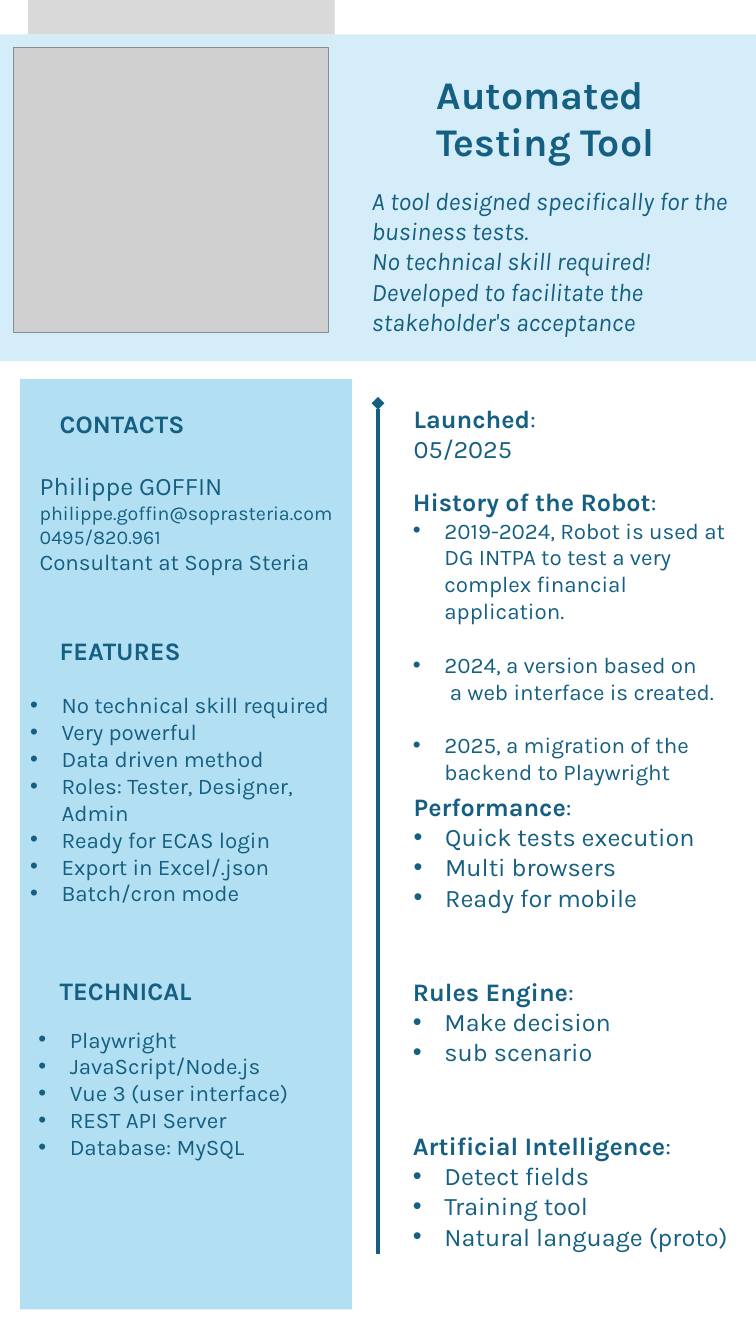
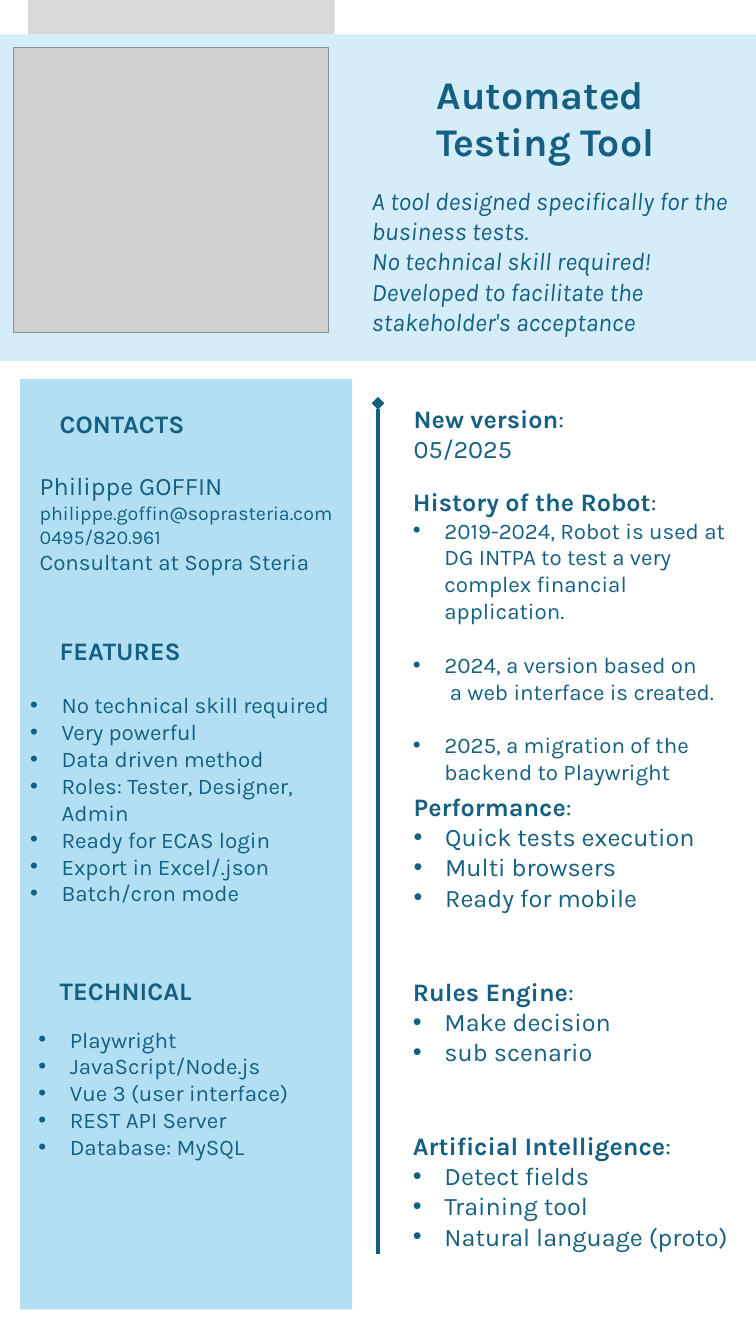
Before and after one commit to PhGoffin/RobotV3, a slide deck: slide 1 of frontend/public/documentation/Flyer.pptx. Drawn at 756x1344 pixels with LibreOffice and Linux fonts; fonts in the diff are those of the drawing; grey boxes stand for pictures. Boxes give left, top, right and bottom in pixels: in the first picture for what was removed or moved away, otherwise in the second. Text is boxed around its words. In the diff, an @@ line names an element or a change of style, - is before the commit and + after.

```diff
--- a/frontend/public/documentation/Flyer.pptx
+++ b/frontend/public/documentation/Flyer.pptx
@@ text at <box>414,410,564,429</box>: text changed @@
-Launched:
+New version:
```
Also in this commit, not shown: 1 slide added, 6 other files.
